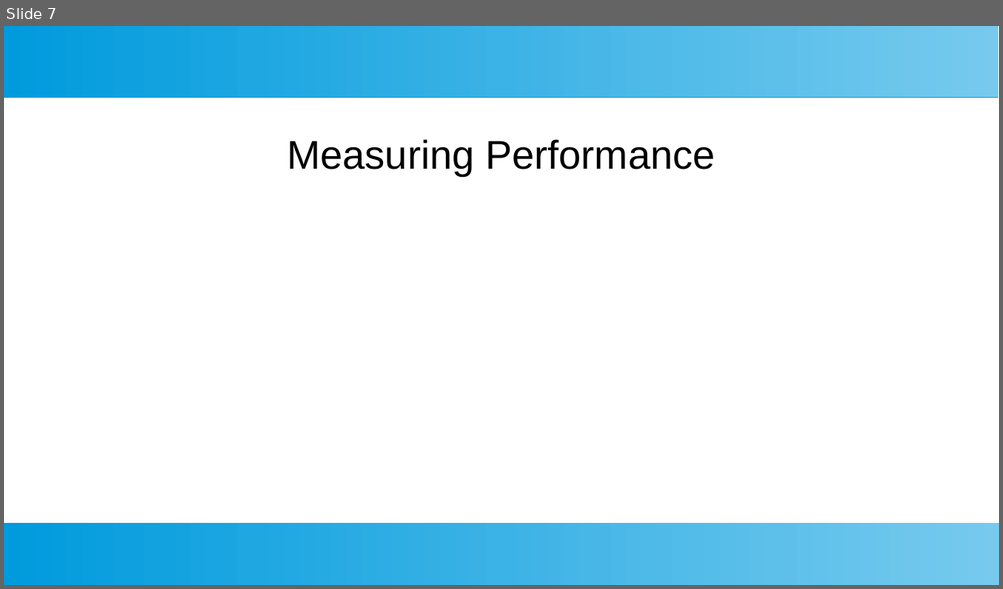
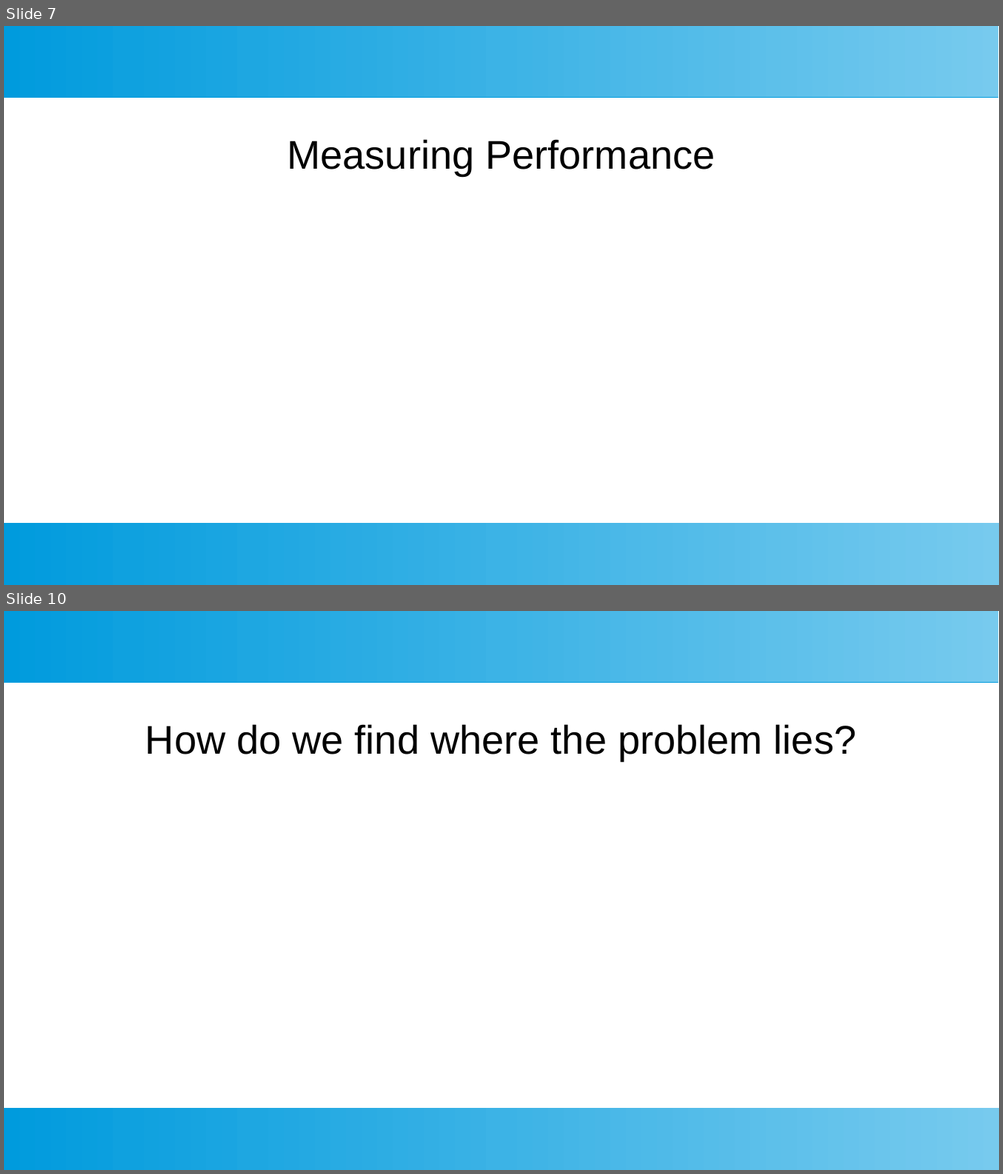
Before and after one commit to SmithE65/Performance, a slide deck: doc/Performance.odp. Shown one above the other, each under a label of ours: slide 7 before the commit, slides 7 and 10 after it; the slides between them are not shown. The pictures are 1003x589 and 1003x1174 pixels, drawn with LibreOffice and Linux fonts; fonts in the diff are those of the drawing. Boxes give left, top, right and bottom in pixels: in the first picture for what was removed or moved away, otherwise in the second. Text is boxed around its words. In the diff, an @@ line names an element or a change of style, - is before the commit and + after.

```diff
--- a/doc/Performance.odp
+++ b/doc/Performance.odp
@@ slide 10 added at (4,611,999,1170), background #FFFFFF; not listed: 2 template elements that a slide beside it also shows @@
@@ subtitle added at (145,724,856,760), 32 pt, text #000000 @@
+How do we find where the problem lies?
```
Also in this commit, not shown: 1 slide changed, 2 other slides added, 1 slide removed, 14 other files.
